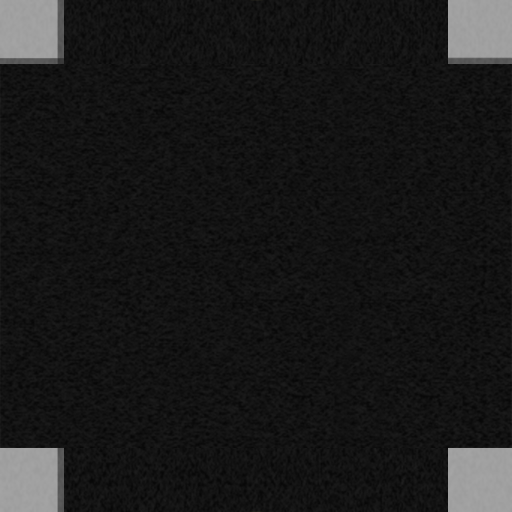
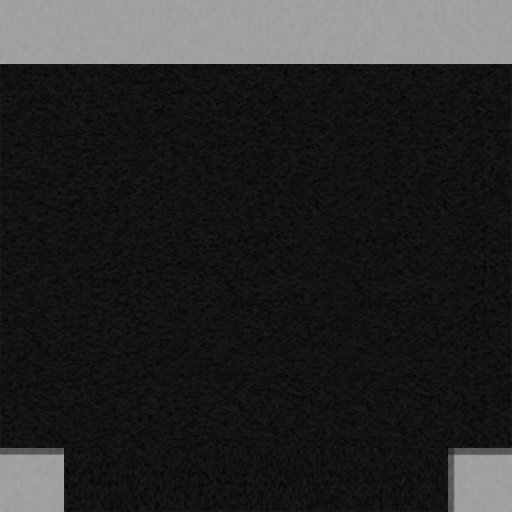
Layered file, before and after one edit (512x512). Changes by layer:
painted on "Layer 1 copy 2", masked it over [64, 0, 448, 512]
hid "Layer 0" over [64, 0, 448, 512]
